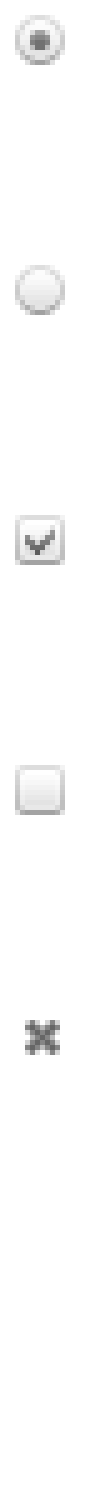
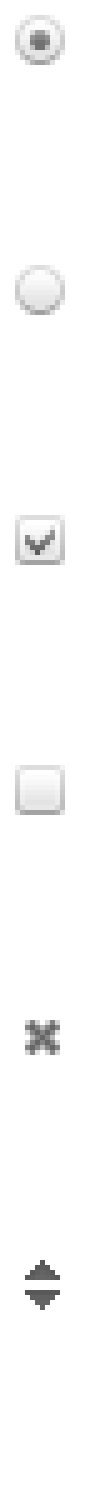
Layer changes from the first 100x1500 image to the second:
added layer "Ebene 6" above "Ebene 5" over [25,1260,60,1310]
